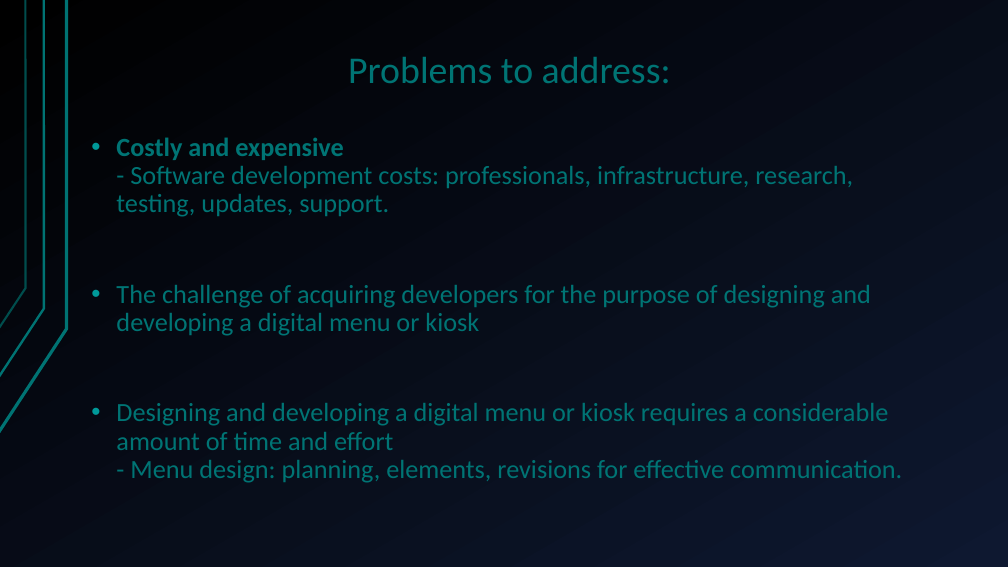
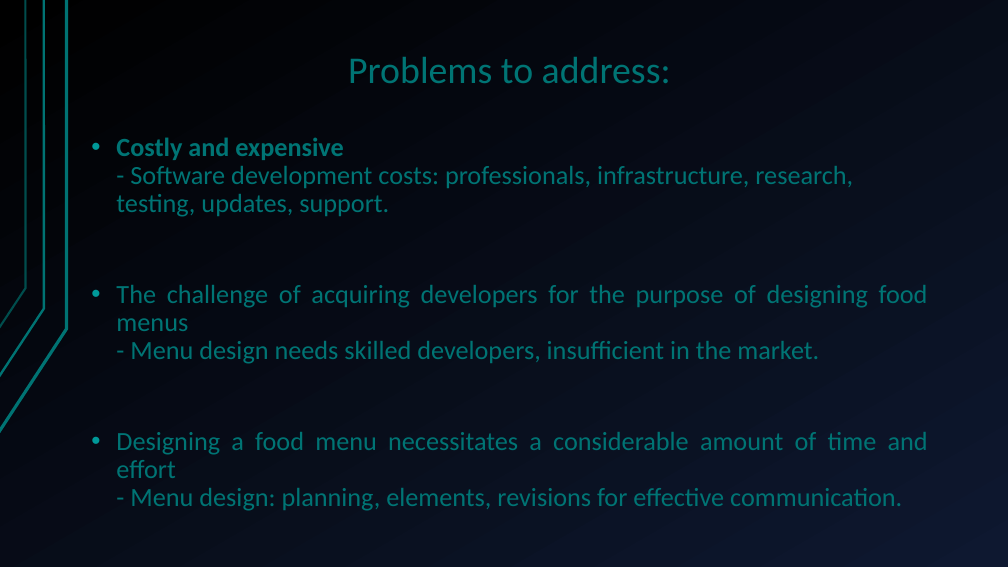
Before and after one commit to alexxGmZ/MenuMaApp, a slide deck: slide 3 of DOCS/FreEzMenu2.pptx. Drawn at 1008x567 pixels with LibreOffice and Linux fonts; fonts in the diff are those of the drawing. Boxes give left, top, right and bottom in pixels: in the first picture for what was removed or moved away, otherwise in the second. Text is boxed around its words. In the diff, an @@ line names an element or a change of style, - is before the commit and + after.

```diff
--- a/DOCS/FreEzMenu2.pptx
+++ b/DOCS/FreEzMenu2.pptx
@@ text at <box>116,285,928,511</box>: text changed @@
-• The challenge of acquiring developers for the purpose of designing and developing a digital menu or kiosk
-• Designing and developing a digital menu or kiosk requires a considerable amount of time and effort
-  - Menu design: planning, elements, revisions for effective communication.
+• The challenge of acquiring developers for the purpose of designing food menus
+  - Menu design needs skilled developers, insufficient in the market.
+• Designing a food menu necessitates a considerable amount of time and effort
+  - Menu design: planning, elements, revisions for effective communication.
```
Also in this commit, not shown: 3 other slides changed.
